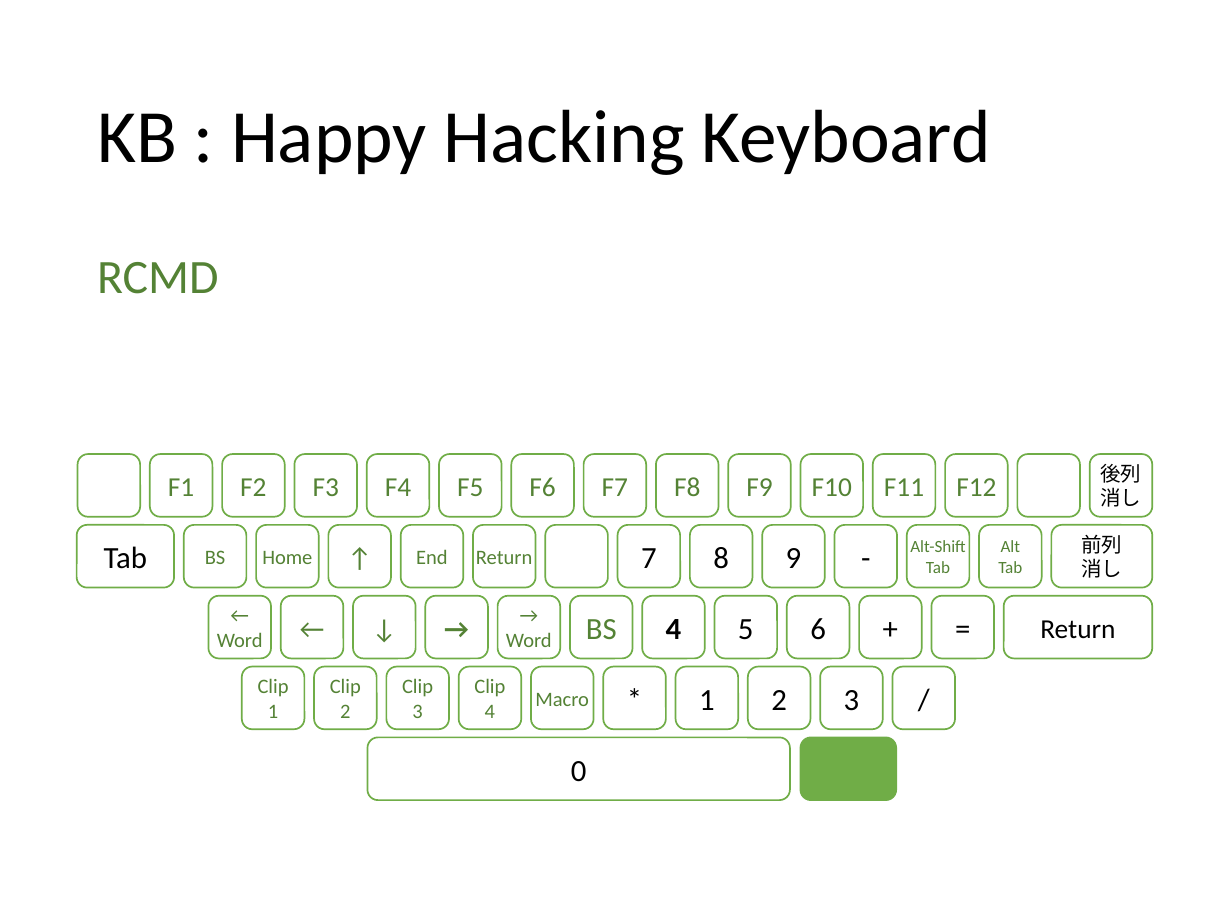
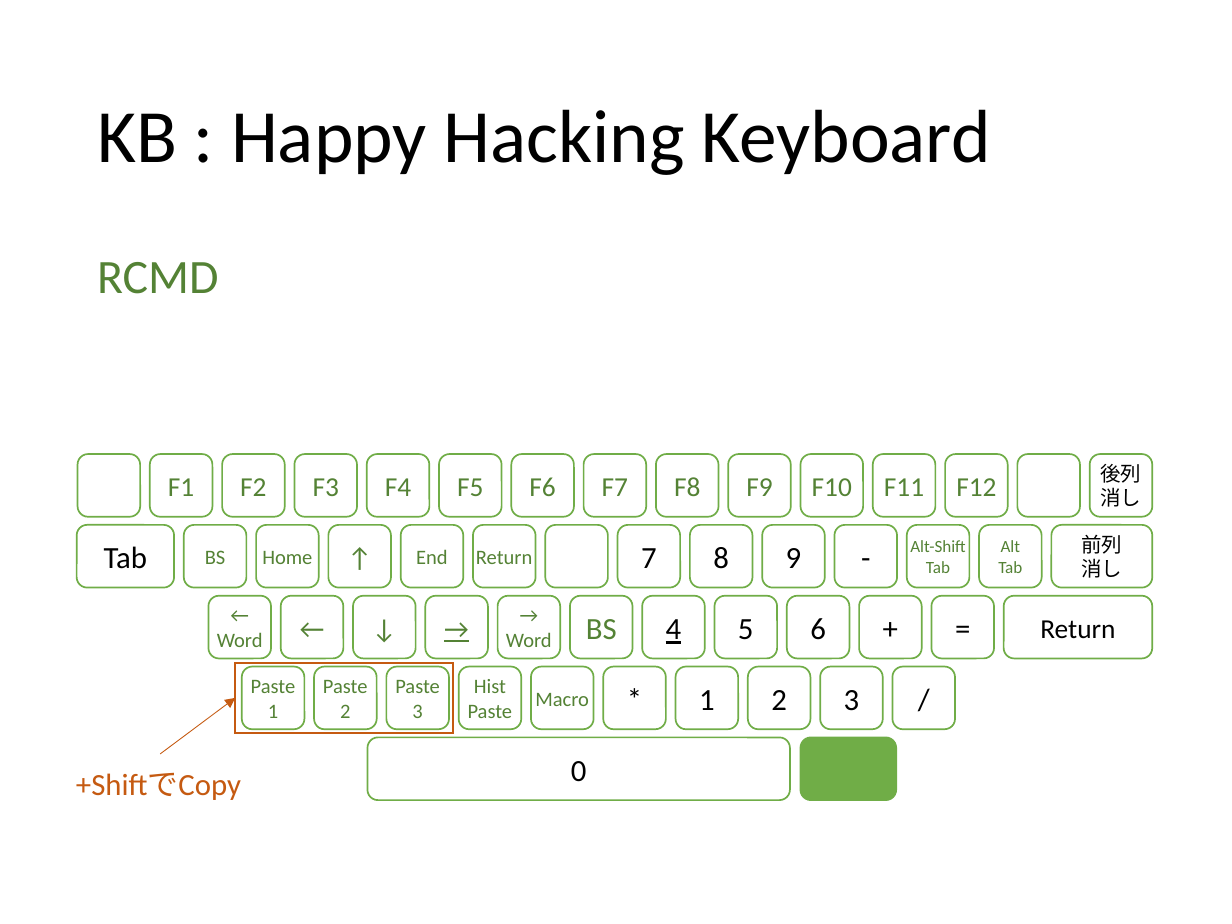
Before and after one commit to ittooo66/myAHK, a slide deck: slide 5 of MANUAL.pptx (slide 6 before the commit). Drawn at 1232x924 pixels with LibreOffice and Linux fonts; fonts in the diff are those of the drawing. Boxes give left, top, right and bottom in pixels: in the first picture for what was removed or moved away, otherwise in the second. Text is boxed around its words. In the diff, an @@ line names an element or a change of style, - is before the commit and + after.

```diff
--- a/MANUAL.pptx
+++ b/MANUAL.pptx
@@ rounded rectangle "→" at [425, 596, 488, 659]: bold off, underline on @@
@@ rounded rectangle "4" at [642, 596, 705, 659]: bold off, underline on @@
@@ rectangle added at [235, 663, 453, 733], outline #C55A11 1 pt @@
@@ text in rounded rectangle at [251, 680, 296, 693]: text changed @@
-Clip
+Paste
@@ text in rounded rectangle at [323, 680, 368, 693]: text changed @@
-Clip
+Paste
@@ text in rounded rectangle at [395, 680, 440, 693]: text changed @@
-Clip
+Paste
@@ text in rounded rectangle at [468, 679, 513, 718]: text changed @@
-Clip
-4
+Hist
+Paste
@@ arrow added from (160, 754) to (235, 697), #C55A11 0.5 pt @@
@@ text added at [76, 772, 241, 800], 18 pt, text #C55A11 @@
++ShiftでCopy
```
Also in this commit, not shown: 7 other slides changed, 1 slide added, 2 slides removed.
